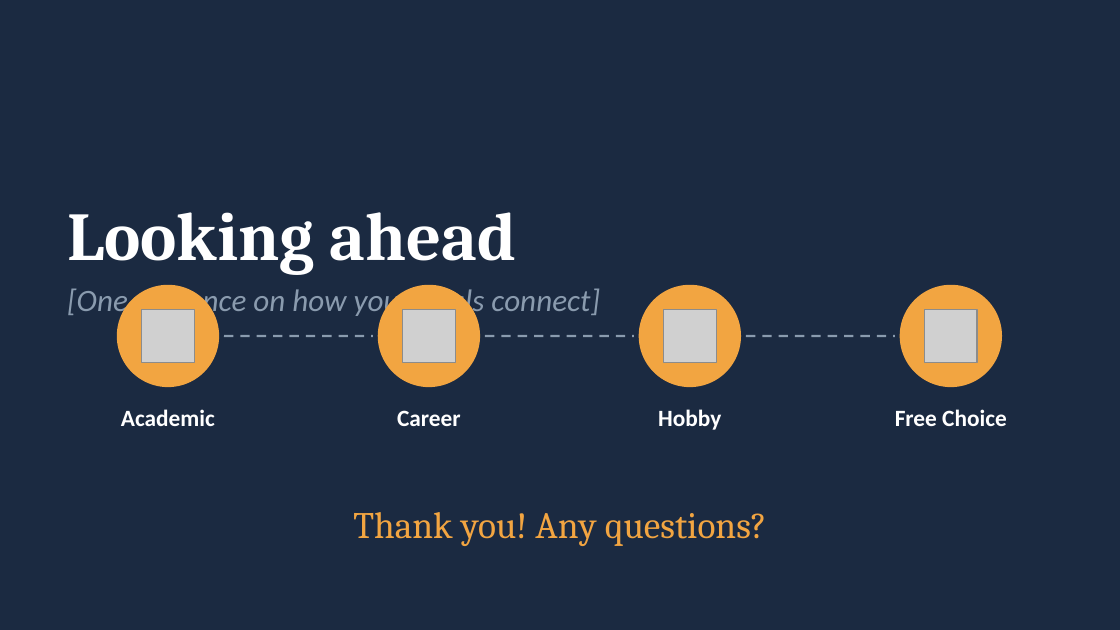
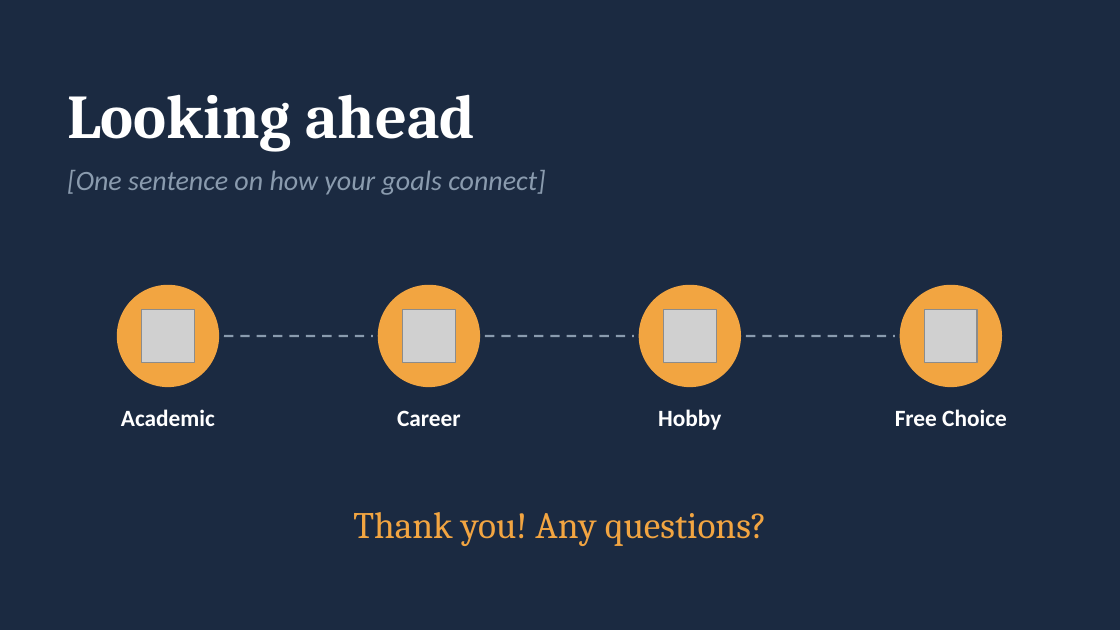
Before and after one commit to georgedeme/vault, a slide deck: slide 7 of Public/Uni/LAN100/02 - My Future Goals.pptx. Drawn at 1120x630 pixels with LibreOffice and Linux fonts; fonts in the diff are those of the drawing; grey boxes stand for pictures. Boxes give left, top, right and bottom in pixels: in the first picture for what was removed or moved away, otherwise in the second. Text is boxed around its words. In the diff, an @@ line names an element or a change of style, - is before the commit and + after.

```diff
--- a/Public/Uni/LAN100/02 - My Future Goals.pptx
+++ b/Public/Uni/LAN100/02 - My Future Goals.pptx
@@ title "Looking ahead" moved from (x1=67, y1=212, x2=516, y2=275) to (x1=67, y1=94, x2=475, y2=152) @@
@@ title "Looking ahead" at (x1=67, y1=94, x2=475, y2=152): size 44 to 40 pt @@
@@ text "[One sentence on how your ..." moved from (x1=67, y1=284, x2=600, y2=318) to (x1=67, y1=170, x2=545, y2=195) @@
@@ text "[One sentence on how your ..." at (x1=67, y1=170, x2=545, y2=195): size 20 to 18 pt @@
```
Also in this commit, not shown: 6 other slides changed, 1 other file.
